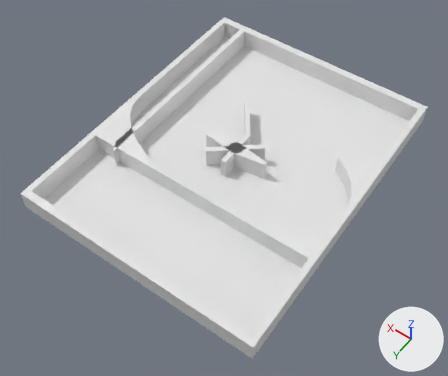
One commit to the Blender file res/Models/level_meshes.blend: the scene before it, then after it.
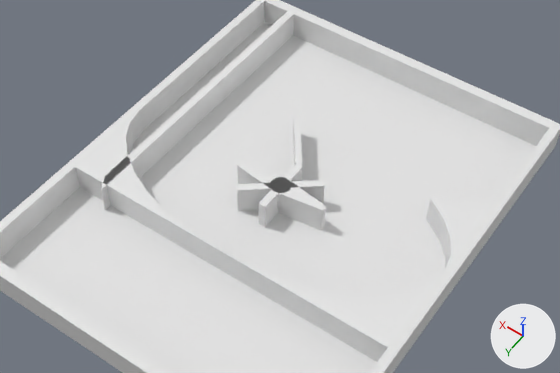
Old and new are each drawn whole from a camera (50 mm lens) standing at (-21.0, 31.3, 43.2) and looking at (-0.5, 2.6, -1.9) and again close up on the part from 10% to 95% of the width and 6% to 73% of the height. The axes (+X, +Y, +Z) are drawn at lower right. The lights are the same throughout.

Objects in the first close-up: 'FlipperL', 'FlipperR', 'Floor', 'HingeL', 'HingeR', 'Ramp', 'Table'.
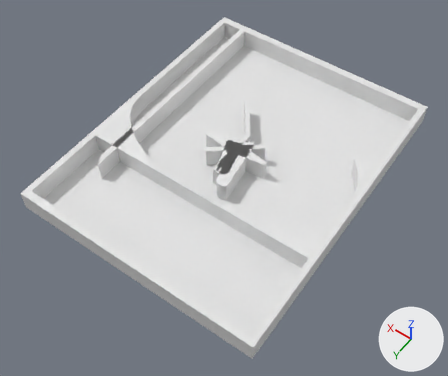
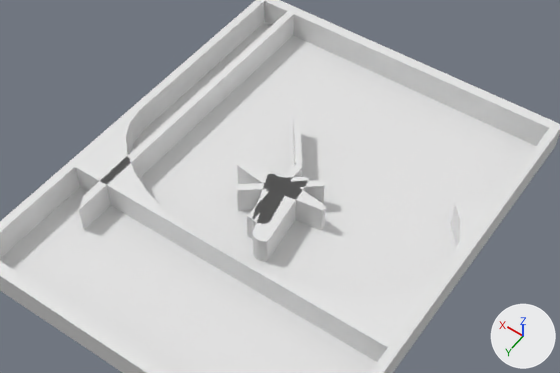
Where the change shows, as pixel boxes (x1, y1, x2, y2) in the close-ups (560 x 373 px; the box of a moved part takes in the faces that stretch with it):
'BumperR', added: after (253, 177, 309, 261)
'HingeL', reshaped (27% wider, 10% taller): before (259, 113, 302, 227); after (247, 113, 302, 238)
'BumperL', added: after (252, 174, 288, 240)
part 1 of me_cube, moved or reshaped: before (101, 11, 294, 210); after (79, 11, 294, 230)
part 2 of me_cylinder_002, moved or reshaped: before (426, 198, 492, 239); after (450, 203, 492, 241)
part 3 of me_cylinder_002, moved or reshaped: before (439, 215, 485, 257); after (455, 215, 485, 250)
part 4 of me_cube_001, moved or reshaped: before (259, 174, 302, 227); after (247, 174, 302, 238)

What changed in the scene script:
```text
Change me_cube:
    where me_cube.from_pydata(...)  # 28 vertices, 24 faces; spans x -1.0..1.0, y -1.0..1.0, z -1.0..1.0
    used by ob_table; location = (0.0, 0.0, 0.0); scale = (12.0, 15.0, 1.0)
    before: 24 (0.78, 0.38, -0.95), 25 (0.78, 0.38, 1.0) at pixel (105, 176), 26 (0.73, 0.45, -0.95) at pixel (105, 210), 27 (0.73, 0.45, 1.0) at pixel (101, 189)
    me_cube part 1
    add for i in [*range(24, 28)]: me_cube.vertices[i].co += Vector((0.0, 0.13, 0.0))
Change me_cylinder_002:
    where me_cylinder_002.from_pydata(...)  # 128 vertices, 106 faces; spans x -1.0..1.0, y -0.99..1.0, z -1.0..1.0
    used by ob_ramp; location = (0.0, 0.0, 0.0); scale = (11.4, 6.25, 1.0)
    me_cylinder_002 part 2: all 4 vertices in x -0.83, y -0.56, z -1.0..1.0 are moved by (-0.08, -0.06, 0.0)
    me_cylinder_002 part 3: all 4 vertices in x -0.92, y -0.38, z -1.0..1.0 are moved by (-0.05, -0.01, 0.0)
Change me_cube_001:
    where me_cube_001.from_pydata(...)  # 12 vertices, 10 faces; spans x -1.0..11.36, y -3.01..1.0, z -1.0..1.0
    used by ob_hingel; location = (0.0, 0.0, 0.0); scale = (0.25, 2.0, 1.0)
    before: 2 (-1.0, 1.0, -1.0) at pixel (265, 227), 3 (-1.0, 1.0, 1.0) at pixel (265, 206), 6 (1.0, 1.0, -1.0) at pixel (258, 224), 7 (1.0, 1.0, 1.0) at pixel (258, 203)
    me_cube_001 part 4
    add for i in [2, 3, 6, 7]: me_cube_001.vertices[i].co += Vector((0.0, 0.61, 0.0))
Add me_cylinder_007:
    me_cylinder_007.from_pydata(...)  # 68 vertices, 36 faces; spans x -1.63..6.91, y -2.41..0.98, z -1.0..1.0
Add me_cylinder_006:
    me_cylinder_006.from_pydata(...)  # 68 vertices, 36 faces; spans x -1.36..6.91, y -1.65..0.98, z -1.0..1.0
Add ob_bumperr:
    ob_bumperr = bpy.data.objects.new('BumperR', me_cylinder_007)
    ob_bumperr.location = (0.0, 0.0, 0.0)
    ob_bumperr.rotation_euler = (0.0, 0.0, 1.92)  # degrees (0, 0, 110)
    ob_bumperr.scale = (0.66, -0.66, 1.0)
Add ob_bumperl:
    ob_bumperl = bpy.data.objects.new('BumperL', me_cylinder_006)
    ob_bumperl.location = (0.0, 0.0, 0.0)
    ob_bumperl.rotation_euler = (0.0, 0.0, 1.745)  # degrees (0, 0, 100)
    ob_bumperl.scale = (0.482, 0.66, 1.0)
```
